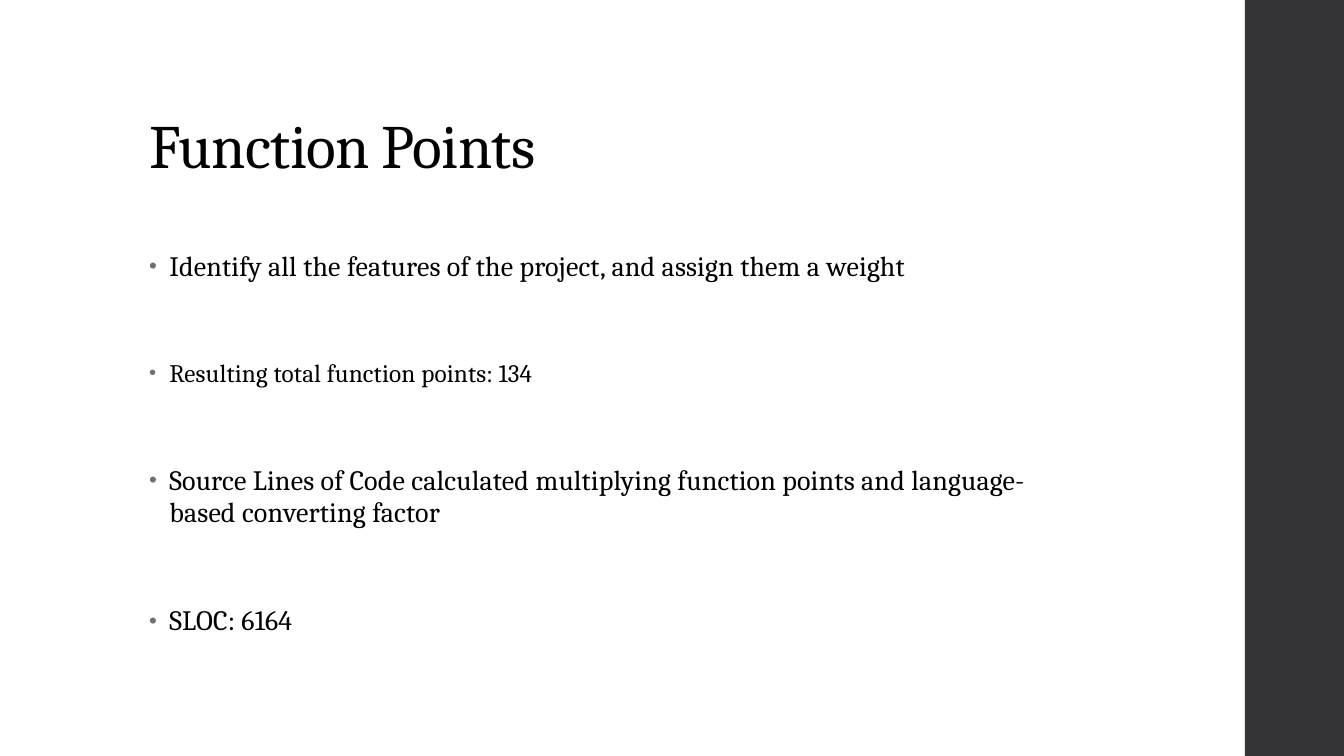
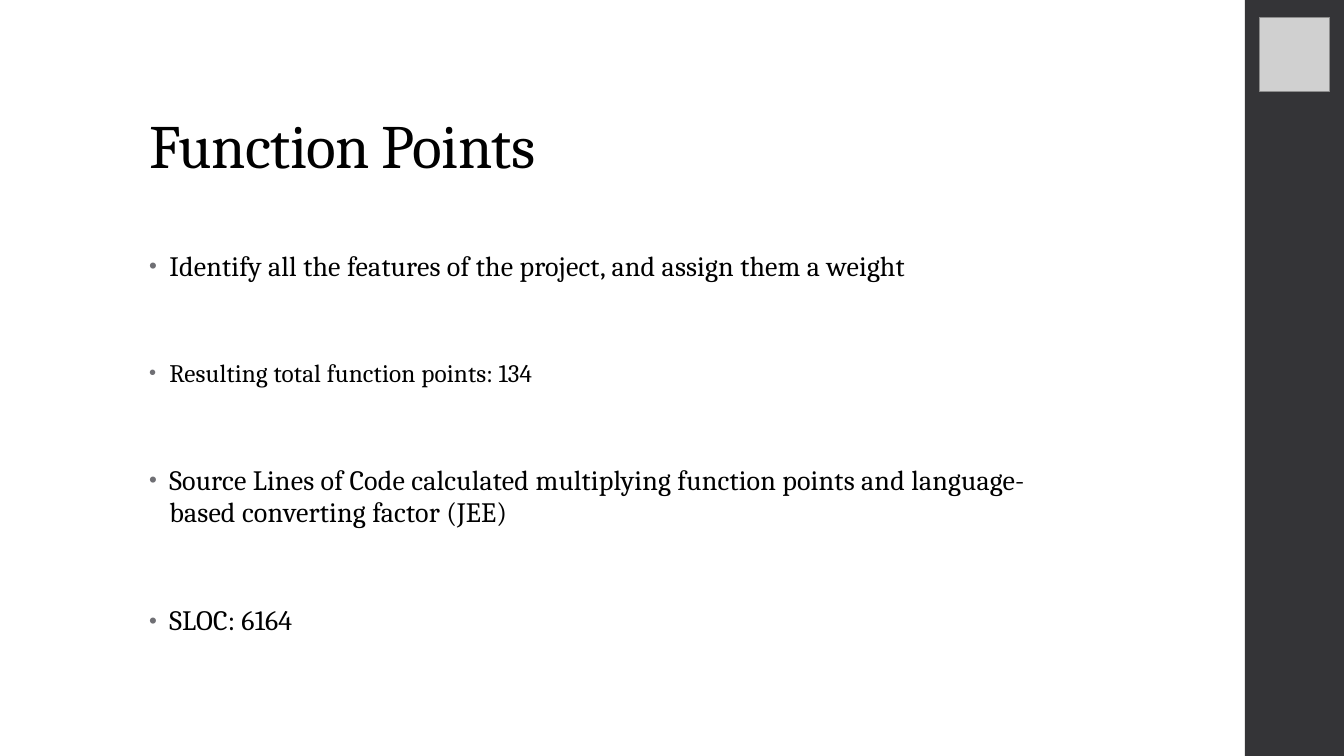
Before and after one commit to RiccardoDeTogni/BucciDeTogniTaxiService, a slide deck: slide 18 of Slides.pptx (slide 10 before the commit). Drawn at 1344x756 pixels with LibreOffice and Linux fonts; fonts in the diff are those of the drawing; grey boxes stand for pictures. Boxes give left, top, right and bottom in pixels: in the first picture for what was removed or moved away, otherwise in the second. Text is boxed around its words. In the diff, an @@ line names an element or a change of style, - is before the commit and + after.

```diff
--- a/Slides.pptx
+++ b/Slides.pptx
@@ picture added at (1260, 17, 1330, 92) @@
@@ text at (169, 470, 1024, 528): text changed @@
-• Source Lines of Code calculated multiplying function points and language-based converting factor
+• Source Lines of Code calculated multiplying function points and language-based converting factor (JEE)
```
Also in this commit, not shown: 9 other slides changed, 10 slides added, 2 slides removed, 1 other file.
